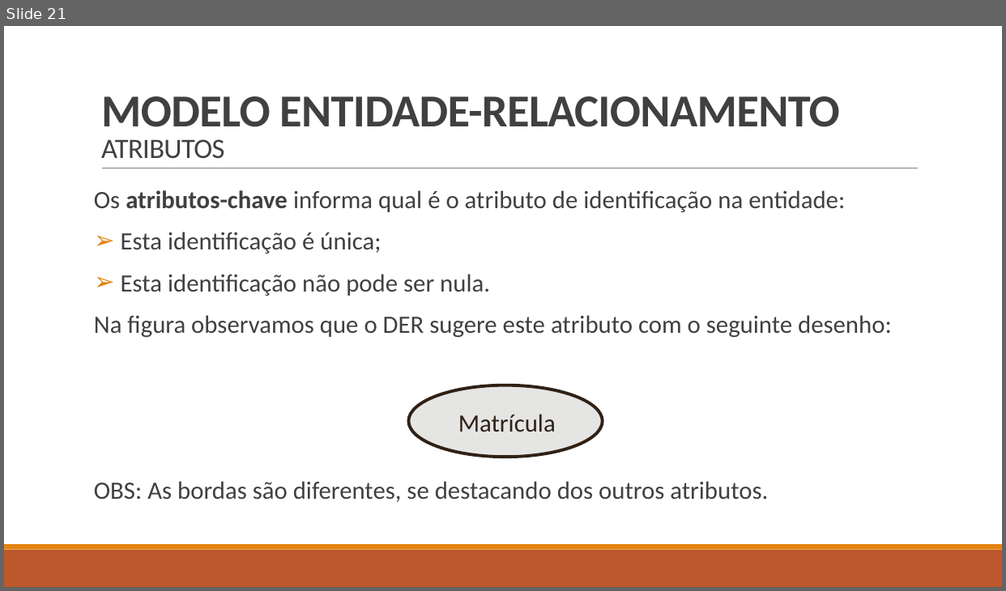
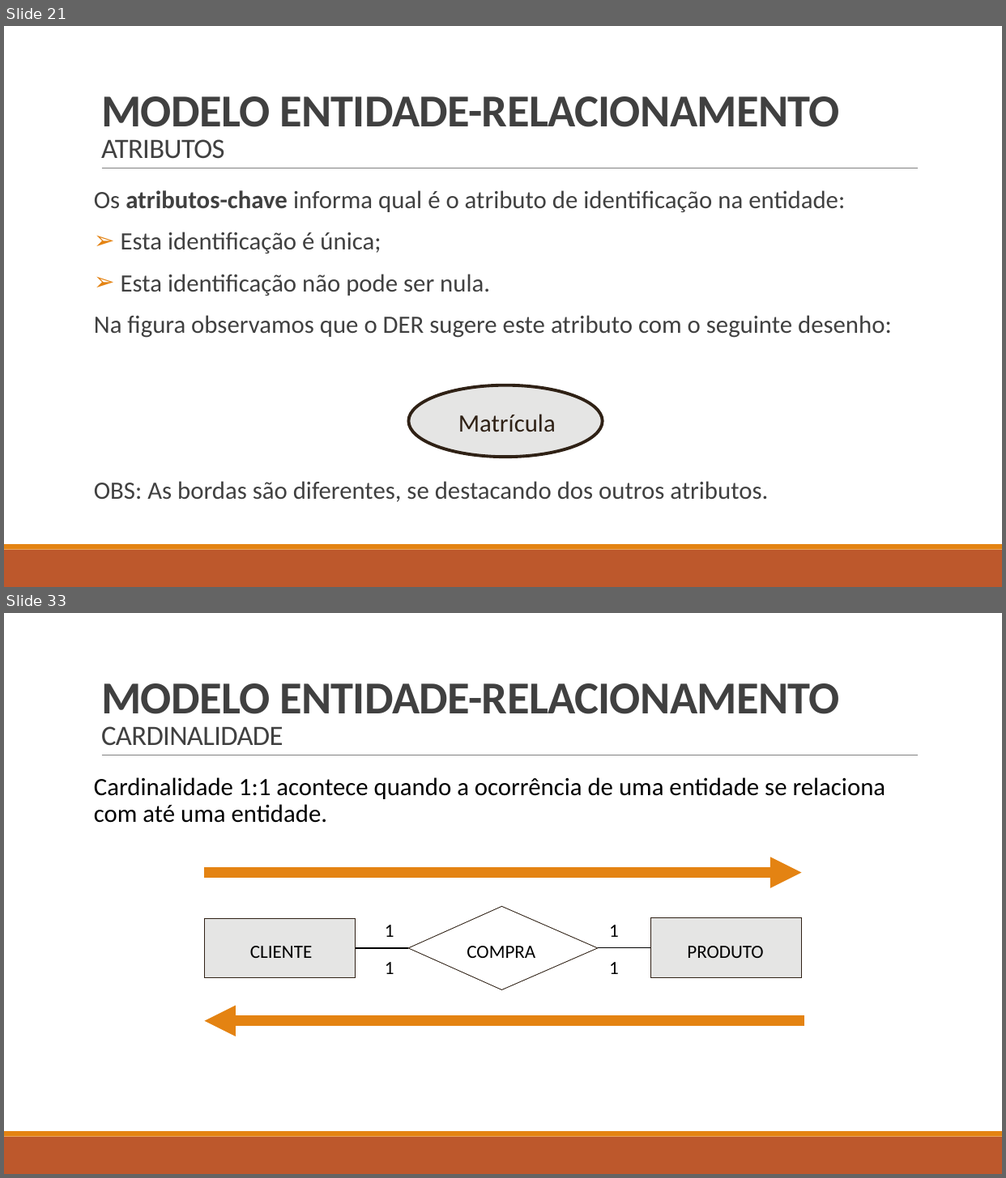
Before and after one commit to LucasHerculanoAmaro/Minhas-Aulas, a slide deck: Euripedes Simões de Paula/Banco de Dados/Aula 5/Projeto de banco de dados.pptx. Shown one above the other, each under a label of ours: slide 21 before the commit, slides 21 and 33 after it; the slides between them are not shown. The pictures are 1006x591 and 1006x1178 pixels, drawn with LibreOffice and Linux fonts; fonts in the diff are those of the drawing. Boxes give left, top, right and bottom in pixels: in the first picture for what was removed or moved away, otherwise in the second. Text is boxed around its words. In the diff, an @@ line names an element or a change of style, - is before the commit and + after.

Commit message:
Atualizando o slide da aula 5 (adicionando slides sobre atriutos e Modelo Entidade-Relacionamento)

```diff
--- a/Euripedes Simões de Paula/Banco de Dados/Aula 5/Projeto de banco de dados.pptx
+++ b/Euripedes Simões de Paula/Banco de Dados/Aula 5/Projeto de banco de dados.pptx
@@ slide 33 added at box(4, 613, 1002, 1174), background #FFFFFF; not listed: 3 template elements that a slide beside it also shows @@
@@ title added at box(101, 683, 840, 745), 44 pt, text #404040, bold @@
+MODELO ENTIDADE-RELACIONAMENTO
+CARDINALIDADE
@@ text added at box(94, 770, 918, 1126), fill #FFFFFF, outline #FFFFFF 1.25 pt, 24 pt, text #000000 @@
+Cardinalidade 1:1 acontece quando a ocorrência de uma entidade se relaciona com até uma entidade.
@@ arrow added from (205, 873) to (802, 873), #E48312 10 pt @@
@@ freeform shape added at box(205, 918, 356, 978), fill #E5E5E4, outline #2F2115 0.67 pt @@
@@ text added at box(385, 925, 619, 937), 18 pt, text #000000 @@
+1 1
@@ freeform shape added at box(408, 906, 598, 990), outline #2F2115 0.67 pt @@
@@ freeform shape added at box(651, 918, 802, 978), fill #E5E5E4, outline #2F2115 0.67 pt @@
@@ text added at box(250, 946, 763, 958), 18 pt, text #000000 @@
+CLIENTE COMPRA PRODUTO
@@ line added from (356, 948) to (408, 948), #000000 1 pt @@
@@ line added from (598, 948) to (651, 948), #000000 1 pt @@
@@ text added at box(385, 962, 619, 974), 18 pt, text #000000 @@
+1 1
@@ arrow added from (804, 1021) to (205, 1021), #E48312 10 pt @@
```
Also in this commit, not shown: 25 other slides added.
